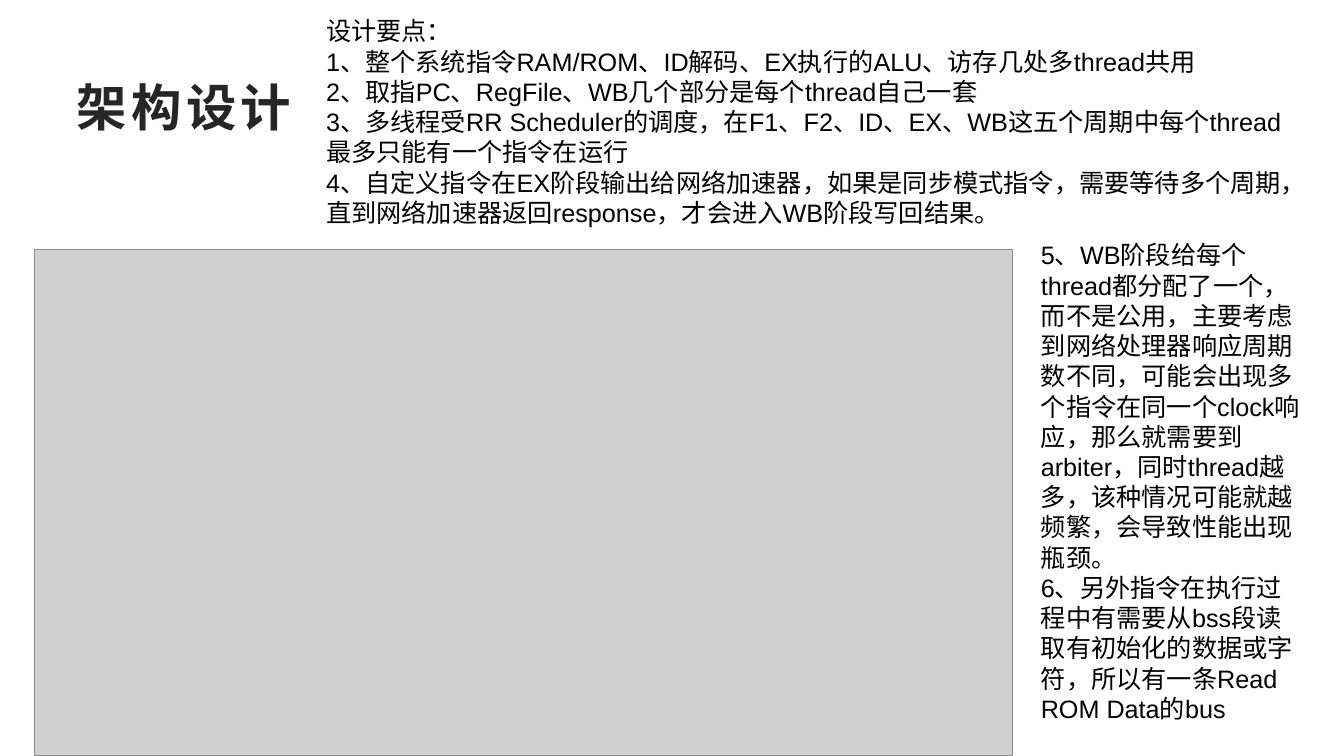
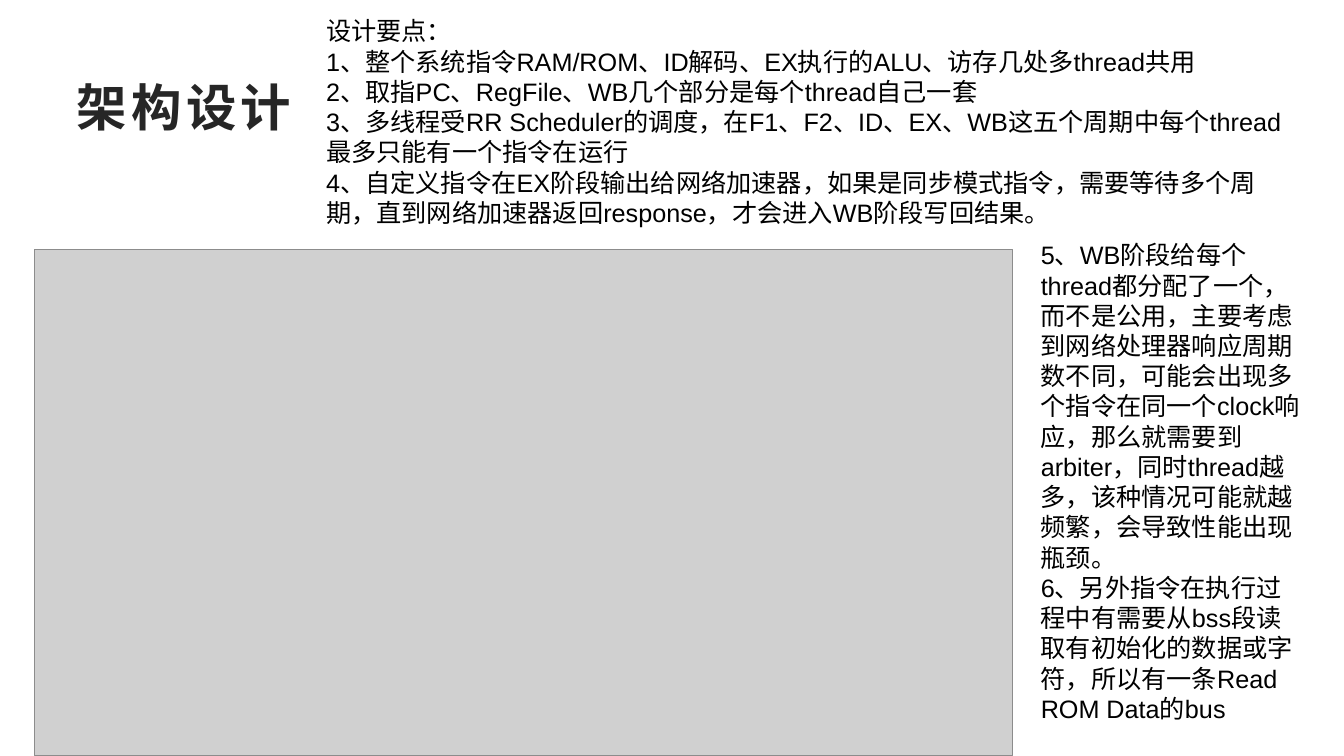
Before and after one commit to dongdeji/doc, a slide deck: slide 3 of DPU之多线程RISCV实现方案.pptx (slide 4 before the commit). Drawn at 1344x756 pixels with LibreOffice and Linux fonts; fonts in the diff are those of the drawing; grey boxes stand for pictures. Boxes give left, top, right and bottom in pixels: in the first picture for what was removed or moved away, otherwise in the second. Text is boxed around its words. In the diff, an @@ line names an element or a change of style, - is before the commit and + after.

```diff
--- a/DPU之多线程RISCV实现方案.pptx
+++ b/DPU之多线程RISCV实现方案.pptx
@@ text "设计要点：" rewrapped from (326,18,1306,228) to (326,18,1281,228) @@
```
Also in this commit, not shown: 6 other slides changed, 2 slides removed, 6 other files.
